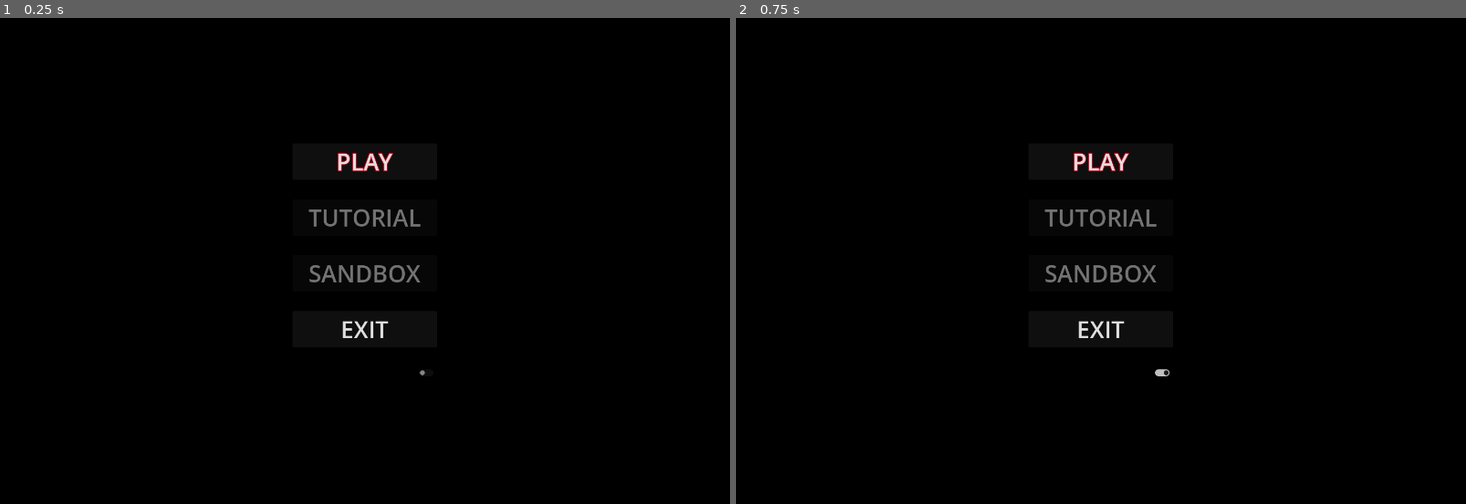
Above: before the commit, frames 1-2 (left to right).
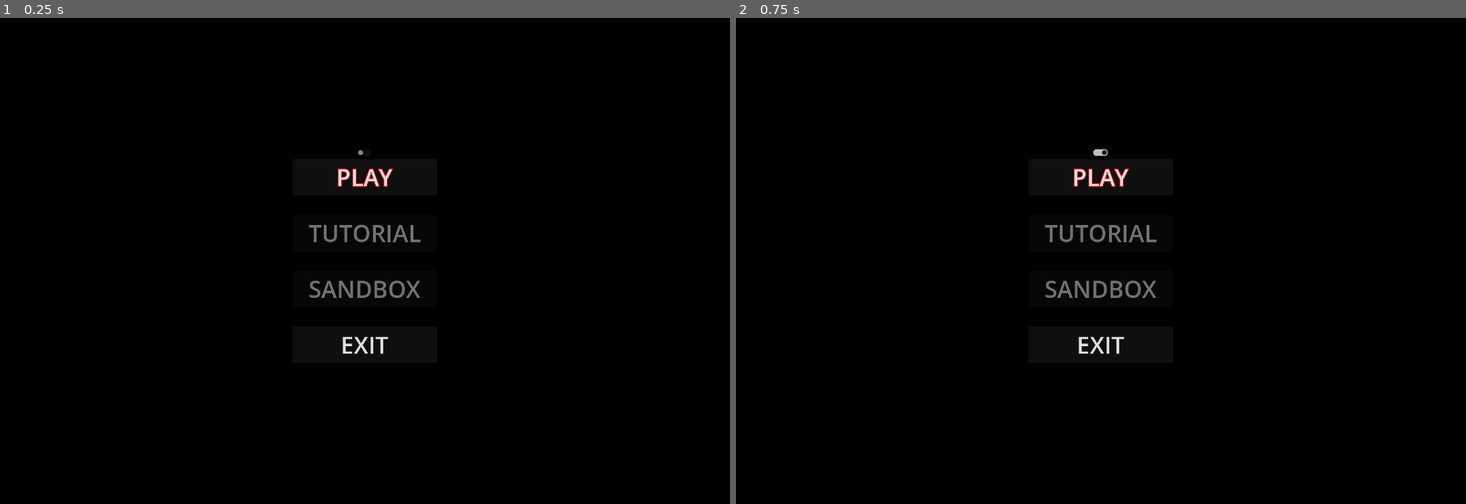
Above: after the commit, the same moments.

Repository: dvirmoran16-create/blob-links-game
Game: Godot game, scene res://scenes/main_scenes/main_menu.tscn
Same seed, same stepped clock (60 frames per second), same inputs: the game is played once before the commit and once after it.
Inputs (mouse positions are in pixels of both pictures, inside the frame that each line leads up to; where the layout moved, square brackets give the same spot in the first picture):
- Up to frame 1 (0.25 s): no input
- Up to frame 2 (0.75 s): click (1101, 154) [1101, 372] at 0.5 s

The runs differ from the first frame. In frame 1, 1.5% of the frame differs, in the area x 42-59%, y 27-74%; in frame 2, 1.5%, in the area x 42-60%, y 27-74%.
Error after the commit: Invalid access to property or key 'toggled' on a base object of type 'null instance'. (res://scripts/main_menu.gd:10)

Commit message:
changed god mode toggle placing

Diff:
--- a/scenes/main_scenes/main_menu.tscn
+++ b/scenes/main_scenes/main_menu.tscn
@@ -39,6 +39,15 @@
 text = "PLAY"
 icon_alignment = 1
 
+[node name="GodModeToggle" type="CheckButton" parent="VBoxContainer/PlayButton" unique_id=1459656580]
+layout_mode = 0
+offset_left = 126.0
+offset_top = -25.0
+offset_right = 170.0
+offset_bottom = -1.0
+size_flags_horizontal = 4
+icon_alignment = 1
+
 [node name="TutorialButton" type="Button" parent="VBoxContainer" unique_id=768635037]
 layout_mode = 2
 size_flags_vertical = 3
@@ -58,6 +67,3 @@
 size_flags_vertical = 3
 text = "EXIT"
 icon_alignment = 1
-
-[node name="GodModeToggle" type="CheckButton" parent="VBoxContainer" unique_id=1459656580]
-layout_mode = 2
--- a/scripts/main_menu.gd
+++ b/scripts/main_menu.gd
@@ -7,7 +7,7 @@
 	$VBoxContainer/TutorialButton.pressed.connect(_on_tutorial_pressed)
 	$VBoxContainer/SandboxButton.pressed.connect(_on_sandbox_pressed)
 	$VBoxContainer/ExitButton.pressed.connect(_on_exit_pressed)
-	$VBoxContainer/GodModeToggle.toggled.connect(_on_god_mode_toggled)
+	$VBoxContainer/PlayButtona/GodModeToggle.toggled.connect(_on_god_mode_toggled)
 
 func _on_play_pressed():
 	Player.god_mode = is_god_mode
